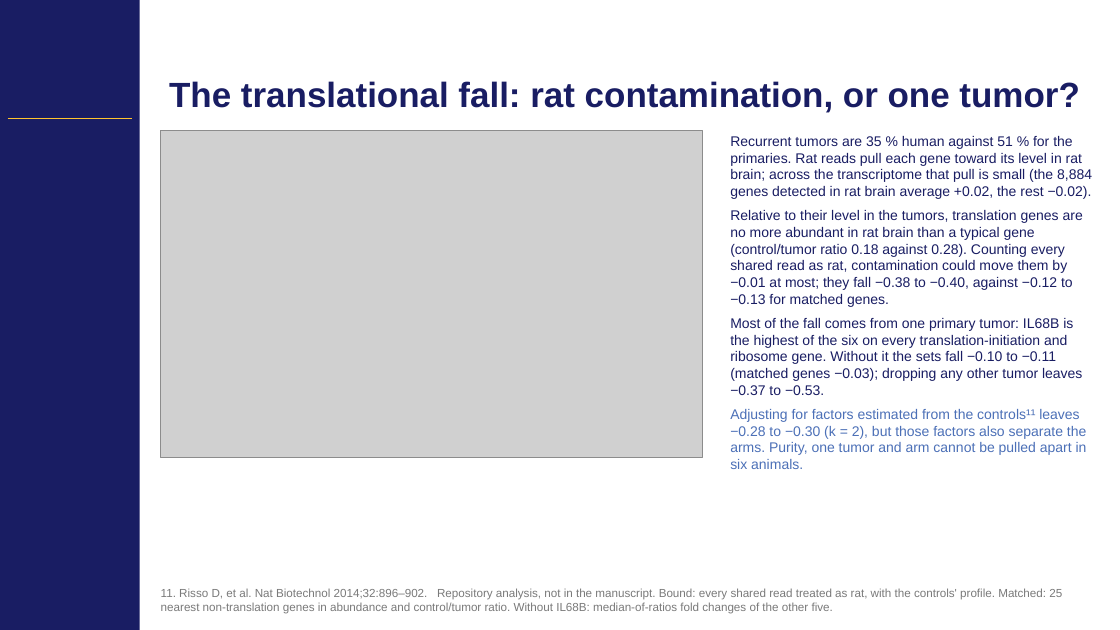
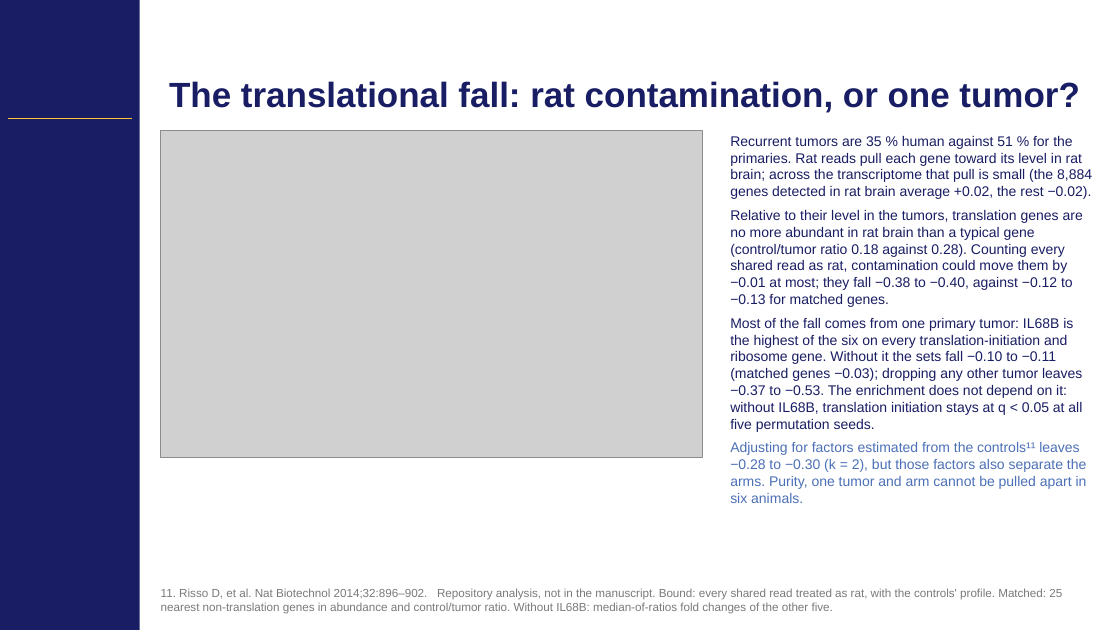
Before and after one commit to Gregory-Schwing-MD-PhD/u251-xenograft-rat-RNASeq-study, a slide deck: slide 15 of SLIDES/CNS2026_Schwing_Abstract418_CNStemplate.pptx. Drawn at 1120x630 pixels with LibreOffice and Linux fonts; fonts in the diff are those of the drawing; grey boxes stand for pictures; background and template pictures are left out. Boxes give left, top, right and bottom in pixels: in the first picture for what was removed or moved away, otherwise in the second. Text is boxed around its words. In the diff, an @@ line names an element or a change of style, - is before the commit and + after.

```diff
--- a/SLIDES/CNS2026_Schwing_Abstract418_CNStemplate.pptx
+++ b/SLIDES/CNS2026_Schwing_Abstract418_CNStemplate.pptx
@@ text at box(730, 318, 1082, 432): text changed @@
-Most of the fall comes from one primary tumor: IL68B is the highest of the six on every translation-initiation and ribosome gene. Without it the sets fall −0.10 to −0.11 (matched genes −0.03); dropping any other tumor leaves −0.37 to −0.53.
+Most of the fall comes from one primary tumor: IL68B is the highest of the six on every translation-initiation and ribosome gene. Without it the sets fall −0.10 to −0.11 (matched genes −0.03); dropping any other tumor leaves −0.37 to −0.53. The enrichment does not depend on it: without IL68B, translation initiation stays at q < 0.05 at all five permutation seeds.
```
Also in this commit, not shown: 4 other slides changed, 9 other files.
